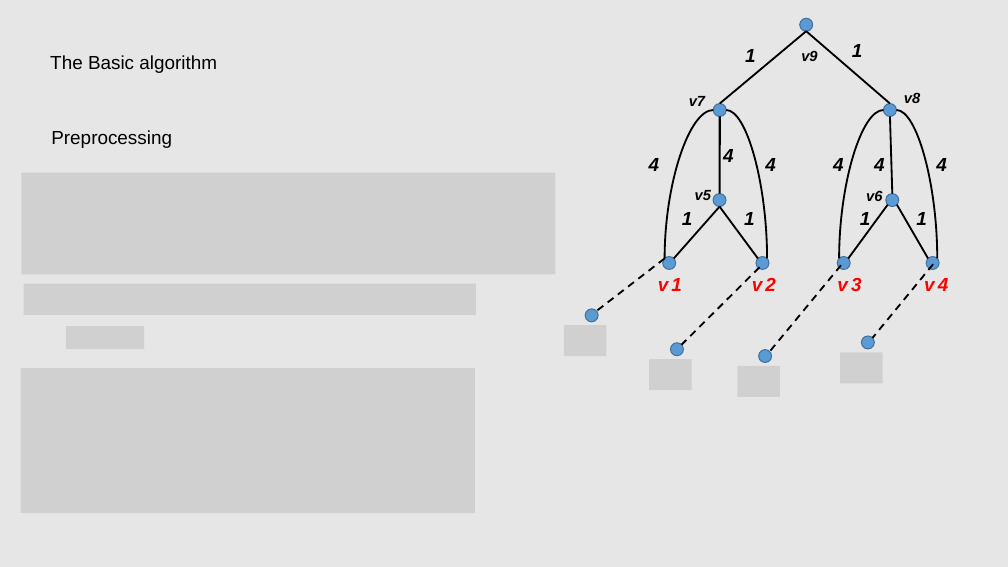
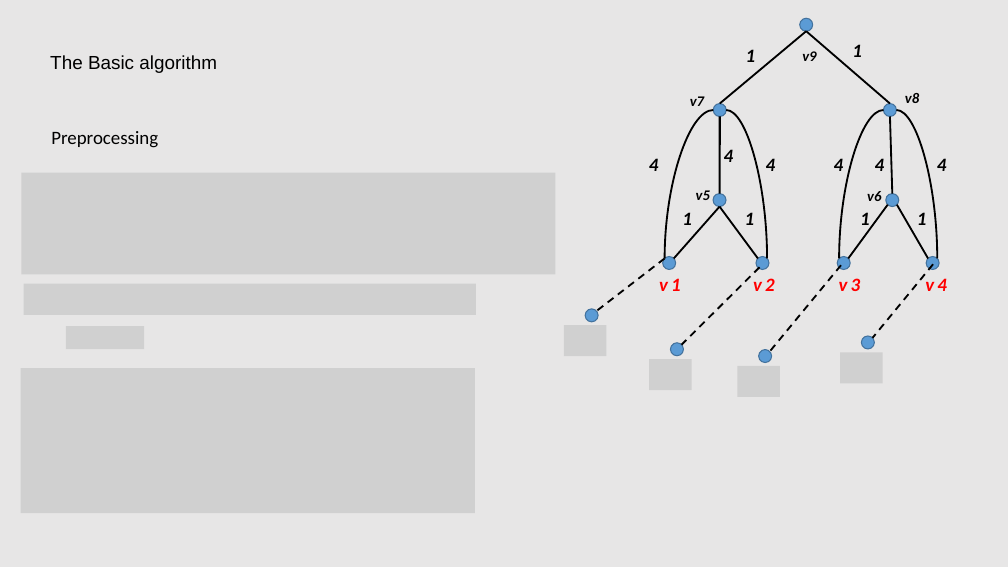
Before and after one commit to tianzhuwei/PPT, a slide deck: slide 6 of Efficient and Progressive GST Search.pptx. Drawn at 1008x567 pixels with LibreOffice and Linux fonts; fonts in the diff are those of the drawing; grey boxes stand for pictures. Boxes give left, top, right and bottom in pixels: in the first picture for what was removed or moved away, otherwise in the second. Text is boxed around its words. In the diff, an @@ line names an element or a change of style, - is before the commit and + after.

```diff
--- a/Efficient and Progressive GST Search.pptx
+++ b/Efficient and Progressive GST Search.pptx
@@ font Arial to Calibri in 14 elements at <box>51,131,158,148</box>, <box>659,278,681,291</box>, <box>839,278,861,291</box>, <box>925,278,947,291</box>, <box>746,49,756,62</box>, <box>852,44,862,57</box>, <box>724,149,734,162</box>, <box>834,158,844,171</box>, <box>875,158,885,171</box>, <box>682,212,692,225</box>, <box>745,212,755,225</box>, <box>860,212,870,231</box>, <box>917,212,927,225</box>, <box>867,191,881,201</box> @@
```
Also in this commit, not shown: 3 other slides changed, 3 slides added, 1 slide removed.
